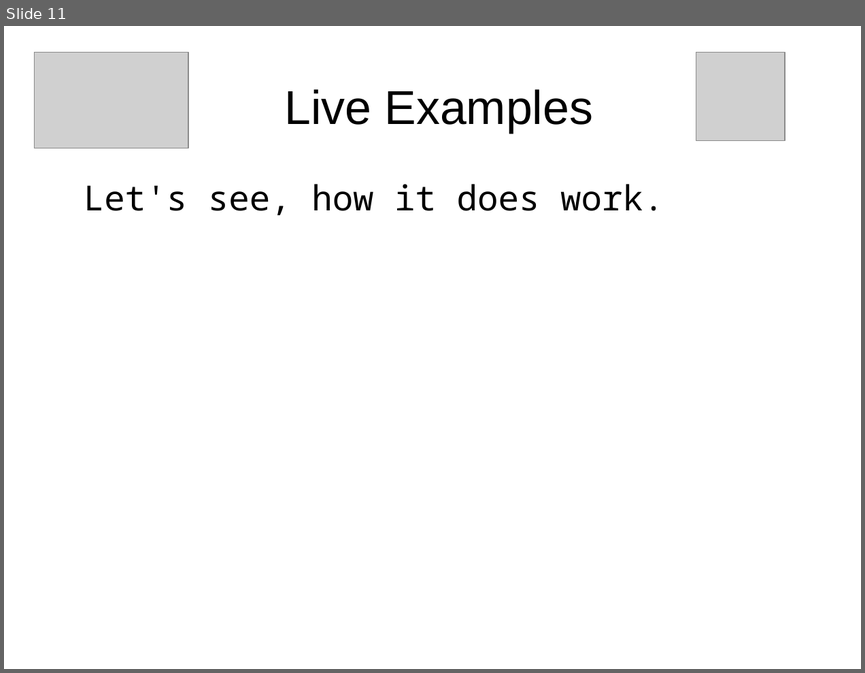
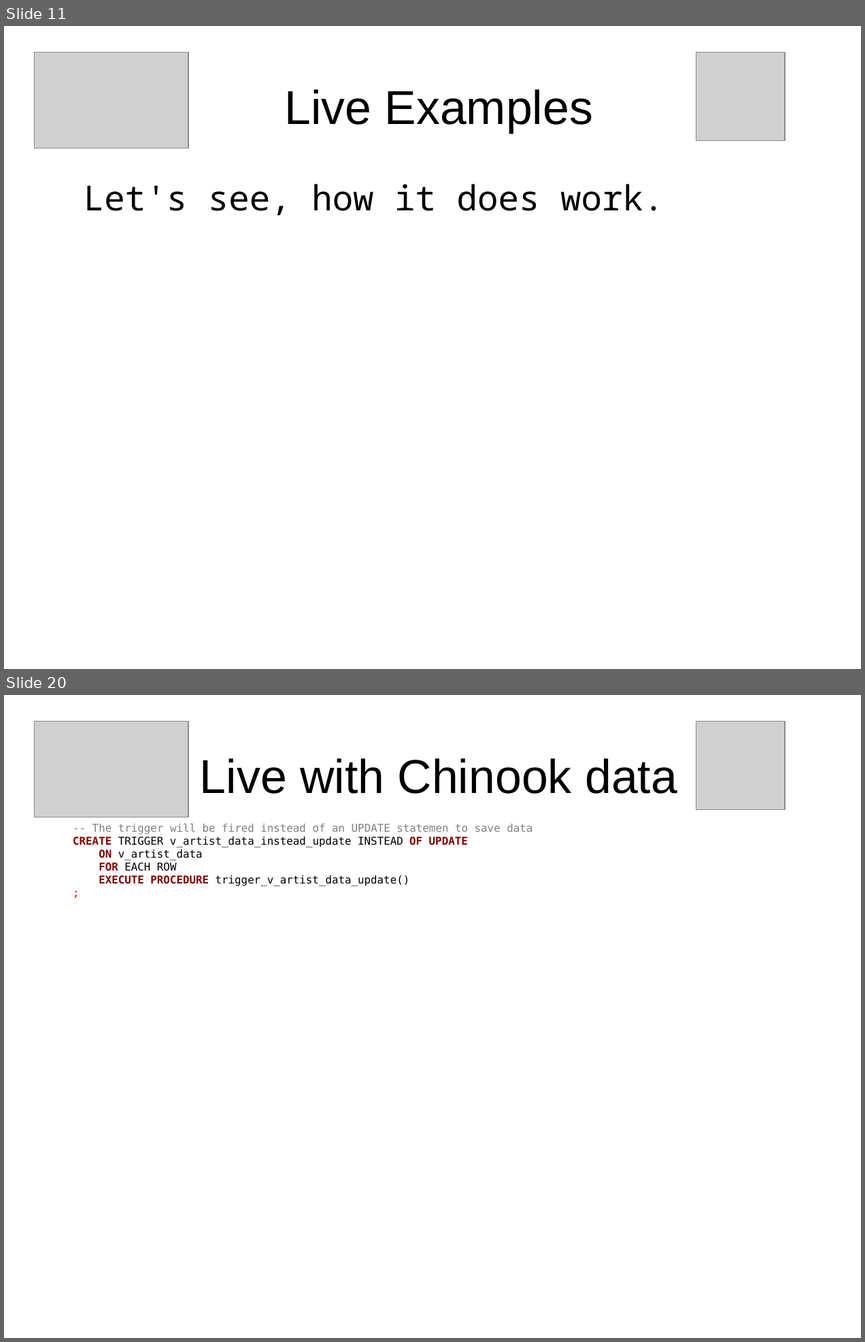
Before and after one commit to sjstoelting/talks, a slide deck: no-sql-as-not-only-sql/NoSQL-as-Not-Only-SQL.odp. Shown one above the other, each under a label of ours: slide 11 before the commit, slides 11 and 20 after it; the slides between them are not shown. The pictures are 865x673 and 865x1342 pixels, drawn with LibreOffice and Linux fonts; fonts in the diff are those of the drawing; grey boxes stand for pictures. Boxes give left, top, right and bottom in pixels: in the first picture for what was removed or moved away, otherwise in the second. Text is boxed around its words. In the diff, an @@ line names an element or a change of style, - is before the commit and + after.

```diff
--- a/no-sql-as-not-only-sql/NoSQL-as-Not-Only-SQL.odp
+++ b/no-sql-as-not-only-sql/NoSQL-as-Not-Only-SQL.odp
@@ slide 20 added at (x1=4, y1=695, x2=861, y2=1338), background #FFFFFF @@
@@ picture added at (x1=35, y1=721, x2=188, y2=817) @@
@@ picture added at (x1=696, y1=721, x2=785, y2=809) @@
@@ title added at (x1=200, y1=758, x2=677, y2=794), 44 pt, text #000000 @@
+Live with Chinook data
@@ text added at (x1=73, y1=824, x2=532, y2=886), 10 pt, text #000000 @@
+-- The trigger will be fired instead of an UPDATE statemen to save data
+CREATE TRIGGER v_artist_data_instead_update INSTEAD OF UPDATE
+ON v_artist_data
+FOR EACH ROW
+EXECUTE PROCEDURE trigger_v_artist_data_update()
+;
```
Also in this commit, not shown: 17 other slides added, 1 other file.
